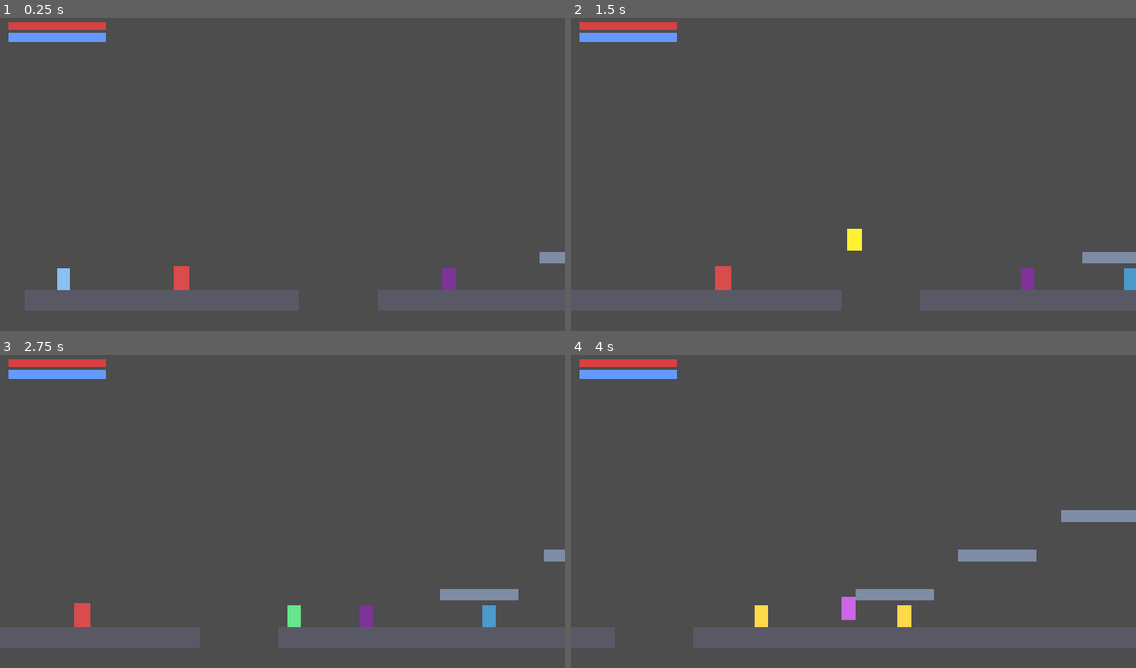
Above: before the commit, frames 1-4 (two rows, left to right).
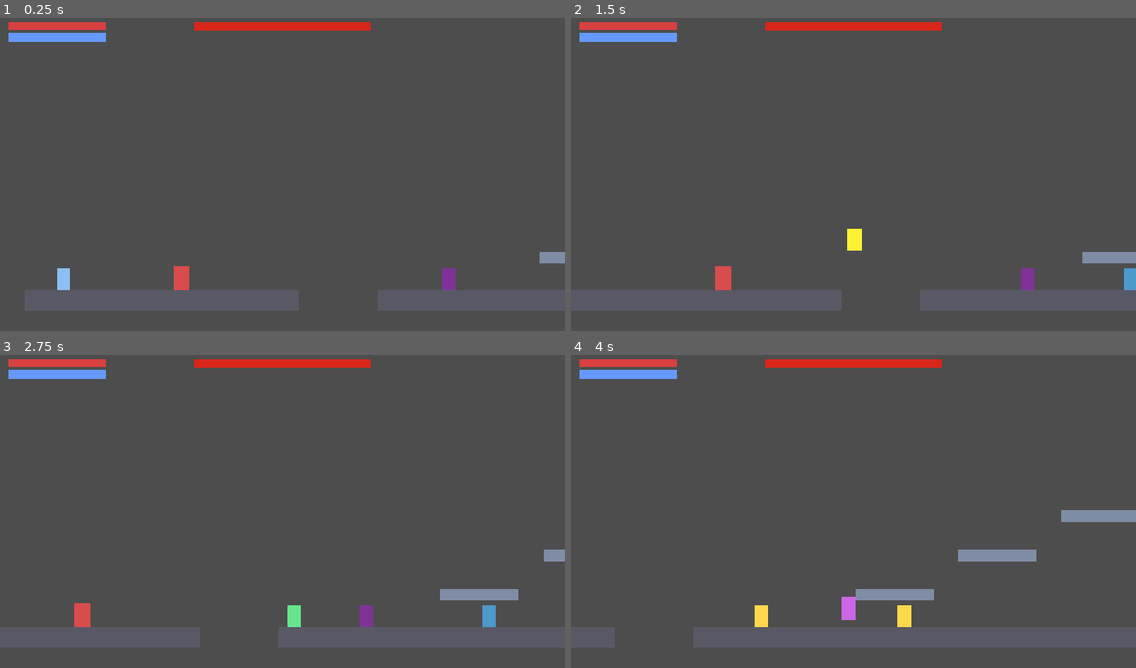
Above: after the commit, the same moments.

Repository: aslan997/Zayr
Game: Godot game, scene res://scenes/regions/TestArena.tscn
Two runs of this game, one before a commit and one after it. Both use one fixed random seed, a clock stepped at 60 frames per second and the inputs below.
Inputs:
- Up to frame 1 (0.25 s): no input
- Up to frame 2 (1.5 s): tap Enter at 0.5 s; hold Right (move_right) from 0.53 s (still down); tap J (attack) at 0.6 s; tap Space (jump) at 0.77, 1.07 s; tap Shift (dash) at 0.8, 1.35 s
- Up to frame 3 (2.75 s): tap Space (jump) at 1.52, 1.82, 2.3 s; tap K (veyr_step) at 1.55, 2.1 s; release Right (move_right) at 2.03 s; hold Left (move_left) from 2.03 s (still down)
- Up to frame 4 (4 s): release Left (move_left) at 2.78 s; hold Right (move_right) from 2.78 s (still down); tap Space (jump) at 2.85, 3.02, 3.32, 3.77 s; tap J (attack) at 3.05 s; tap Down (aim_down) at 3.6 s; tap Shift (dash) at 3.8 s

The runs differ from the first frame. In frame 1, 0.8% of the frame differs, in the area x 34-66%, y 1-5%; in frame 2, 0.8%; in frame 3, 0.8%; in frame 4, 0.8%.

Commit message:
Add combat prototype milestone 14: mini-boss
User gave a project roadmap (Movement -> Veyr Step -> Perfect Step ->
Enemy -> Combat -> Mini-boss -> Vertical slice -> Art) rather than
picking from offered options; everything before Mini-boss was already
built, so proceeded to it directly. Deliberately generic/unnamed - none
of the five reserved canon characters were used, per LORE.md's explicit
deferral of their characterization and boss mechanics.

BossAI (extends EnemyAIBase) combines the existing melee and ranged
attack patterns in one entity rather than inventing a new one, plus a
one-time "phase 2" (shortened cooldowns, base-color shift) below a
configurable health ratio. BossController extends EnemyController
rather than duplicating it - the boss is still just a generic body with
gravity/hit-flash/death-fade, layering on only the phase2 color shift.

HUD gains a third bar for a "boss" group, hidden unless one exists.
Fixed a real bug caught before it shipped: ResourceBar's child rects
had hardcoded sizes independent of the root Control's size, so the
wider boss bar wouldn't have actually rendered wider - _ready() now
propagates size to children.

Validated end-to-end through the real engine loop: boss bar visibility,
melee vs. ranged attack selection by distance, phase 2 trigger with
color shift, and death (node actually removed, bar hides after a
delay).

Co-Authored-By: Claude Sonnet 5 <noreply@anthropic.com>

Diff:
--- /dev/null
+++ b/scenes/bosses/MiniBoss.tscn
@@ -0,0 +1,61 @@
+[gd_scene load_steps=8 format=3]
+
+[ext_resource type="Script" path="res://scripts/bosses/BossController.gd" id="1_ctrl"]
+[ext_resource type="Script" path="res://scripts/bosses/BossAI.gd" id="2_ai"]
+[ext_resource type="Script" path="res://scripts/combat/HealthComponent.gd" id="3_health"]
+[ext_resource type="Script" path="res://scripts/combat/Hurtbox.gd" id="4_hurtbox"]
+[ext_resource type="Script" path="res://scripts/combat/Hitbox.gd" id="5_hitbox"]
+[ext_resource type="PackedScene" path="res://scenes/enemies/Projectile.tscn" id="6_projectile"]
+
+[sub_resource type="RectangleShape2D" id="RectangleShape2D_body"]
+size = Vector2(42, 69)
+
+[sub_resource type="RectangleShape2D" id="RectangleShape2D_hitbox"]
+size = Vector2(58, 40)
+
+[node name="MiniBoss" type="CharacterBody2D" groups=["boss"]]
+collision_layer = 16
+collision_mask = 1
+script = ExtResource("1_ctrl")
+
+[node name="CollisionShape2D" type="CollisionShape2D" parent="."]
+position = Vector2(0, -34.5)
+shape = SubResource("RectangleShape2D_body")
+
+[node name="Visual" type="Polygon2D" parent="."]
+color = Color(0.7, 0.15, 0.15, 1)
+polygon = PackedVector2Array(-21, -69, 21, -69, 21, 0, -21, 0)
+
+[node name="AI" type="Node" parent="."]
+script = ExtResource("2_ai")
+projectile_scene = ExtResource("6_projectile")
+
+[node name="HealthComponent" type="Node" parent="."]
+script = ExtResource("3_health")
+max_health = 150.0
+
+[node name="Hurtbox" type="Area2D" parent="."]
+collision_layer = 8
+collision_mask = 0
+script = ExtResource("4_hurtbox")
+health_component_path = NodePath("../HealthComponent")
+
+[node name="CollisionShape2D" type="CollisionShape2D" parent="Hurtbox"]
+position = Vector2(0, -34.5)
+shape = SubResource("RectangleShape2D_body")
+
+[node name="Hitbox" type="Area2D" parent="."]
+position = Vector2(30, -34.5)
+collision_layer = 4
+collision_mask = 8
+script = ExtResource("5_hitbox")
+damage = 14.0
+
+[node name="CollisionShape2D" type="CollisionShape2D" parent="Hitbox"]
+position = Vector2(16, 0)
+shape = SubResource("RectangleShape2D_hitbox")
+
+[node name="SwingVisual" type="Polygon2D" parent="Hitbox"]
+visible = false
+color = Color(1, 0.4, 0.15, 1)
+polygon = PackedVector2Array(-14, 0, 11, -17, 42, 0, 11, 17)
--- a/scenes/regions/TestArena.tscn
+++ b/scenes/regions/TestArena.tscn
@@ -6,6 +6,7 @@
 [ext_resource type="PackedScene" path="res://scenes/enemies/Enemy.tscn" id="4_enemy"]
 [ext_resource type="PackedScene" path="res://scenes/enemies/RangedEnemy.tscn" id="5_ranged_enemy"]
 [ext_resource type="PackedScene" path="res://scenes/ui/HUD.tscn" id="6_hud"]
+[ext_resource type="PackedScene" path="res://scenes/bosses/MiniBoss.tscn" id="7_boss"]
 
 [sub_resource type="RectangleShape2D" id="Shape_FloorA"]
 size = Vector2(560, 40)
@@ -77,6 +78,9 @@
 [node name="RangedEnemy" parent="." instance=ExtResource("5_ranged_enemy")]
 position = Vector2(1150, 568)
 
+[node name="MiniBoss" parent="." instance=ExtResource("7_boss")]
+position = Vector2(2280, 328)
+
 [node name="TrainingDummy" type="Node2D" parent="."]
 position = Vector2(320, 568)
 script = SubResource("GDScript_TrainingDummy")
--- a/scenes/ui/HUD.tscn
+++ b/scenes/ui/HUD.tscn
@@ -13,3 +13,9 @@
 [node name="VeyrBar" parent="." instance=ExtResource("2_bar")]
 position = Vector2(16, 40)
 fill_color = Color(0.4, 0.6, 1, 1)
+
+[node name="BossBar" parent="." instance=ExtResource("2_bar")]
+position = Vector2(396, 16)
+size = Vector2(360, 20)
+custom_minimum_size = Vector2(360, 20)
+fill_color = Color(0.85, 0.15, 0.1, 1)
--- /dev/null
+++ b/scripts/bosses/BossAI.gd
@@ -0,0 +1,144 @@
+extends EnemyAIBase
+class_name BossAI
+## Mini-boss behavior: stationary until the player enters detection_range,
+## then alternates between a melee swing (own Hitbox, close range - same
+## pattern as EnemyAI) and a ranged shot (a Projectile, longer range -
+## same pattern as RangedEnemyAI) depending on distance to the player. No
+## new combat primitive was needed for this - it's the existing ones
+## combined in one entity.
+##
+## Once health drops to phase2_health_ratio, enters a faster "phase 2"
+## (shorter cooldowns) and emits phase2_started once - a numeric
+## escalation, not a new mechanic.
+
+signal phase2_started
+
+@onready var body: CharacterBody2D = get_parent()
+@onready var health: HealthComponent = get_parent().get_node("HealthComponent")
+@onready var hitbox: Hitbox = get_parent().get_node("Hitbox")
+@onready var swing_visual: Polygon2D = hitbox.get_node("SwingVisual")
+
+@export_group("Detection")
+@export var detection_range: float = 220.0
+@export var melee_range: float = 55.0
+
+@export_group("Melee Attack")
+@export var melee_windup: float = 0.35
+@export var melee_active_duration: float = 0.18
+@export var melee_recovery: float = 0.25
+@export var melee_cooldown: float = 0.5
+@export var melee_damage: float = 14.0
+@export var melee_hit_offset: float = 30.0
+
+@export_group("Ranged Attack")
+@export var projectile_scene: PackedScene
+@export var ranged_windup: float = 0.4
+@export var ranged_cooldown: float = 1.0
+@export var ranged_damage: float = 10.0
+@export var projectile_speed: float = 240.0
+@export var muzzle_offset: Vector2 = Vector2(30.0, -30.0)
+
+@export_group("Phase 2")
+## Not from a design brief - placeholder, tunable. Below this health
+## ratio, cooldowns shorten (a faster, more aggressive boss).
+@export_range(0.0, 1.0) var phase2_health_ratio: float = 0.5
+@export_range(0.1, 1.0) var phase2_cooldown_multiplier: float = 0.65
+
+enum AttackKind { MELEE, RANGED }
+
+var _phase2: bool = false
+var _attack_kind: AttackKind = AttackKind.MELEE
+var _attack_timer: float = 0.0
+var _hitbox_opened: bool = false
+var _melee_cooldown_timer: float = 0.0
+var _ranged_cooldown_timer: float = 0.0
+var _player: Node2D = null
+
+
+func _ready() -> void:
+	health.damaged.connect(_on_damaged)
+
+
+func _on_damaged(_amount: float) -> void:
+	if not _phase2 and health.current_health <= health.max_health * phase2_health_ratio:
+		_phase2 = true
+		phase2_started.emit()
+
+
+func physics_update(delta: float) -> void:
+	_melee_cooldown_timer = maxf(_melee_cooldown_timer - delta, 0.0)
+	_ranged_cooldown_timer = maxf(_ranged_cooldown_timer - delta, 0.0)
+	_find_player_if_needed()
+
+	if is_attacking:
+		_process_attack(delta)
+		return
+
+	if _player == null or not is_instance_valid(_player):
+		return
+
+	var to_player: float = _player.global_position.x - body.global_position.x
+	var dist: float = absf(to_player)
+	if dist > detection_range:
+		return
+
+	facing = signf(to_player) if to_player != 0.0 else facing
+
+	if dist <= melee_range and _melee_cooldown_timer <= 0.0:
+		_start_attack(AttackKind.MELEE)
+	elif dist > melee_range and _ranged_cooldown_timer <= 0.0 and projectile_scene:
+		_start_attack(AttackKind.RANGED)
+
+
+func _start_attack(kind: AttackKind) -> void:
+	is_attacking = true
+	_attack_kind = kind
+	_attack_timer = 0.0
+	_hitbox_opened = false
+	if kind == AttackKind.MELEE:
+		hitbox.position.x = melee_hit_offset * facing
+		hitbox.scale.x = facing
+		hitbox.damage = melee_damage
+		swing_visual.visible = true
+
+
+func _process_attack(delta: float) -> void:
+	_attack_timer += delta
+	var cooldown_mult: float = phase2_cooldown_multiplier if _phase2 else 1.0
+
+	if _attack_kind == AttackKind.MELEE:
+		var active_end: float = melee_windup + melee_active_duration
+		var total: float = active_end + melee_recovery
+		if not _hitbox_opened and _attack_timer >= melee_windup:
+			_hitbox_opened = true
+			hitbox.activate()
+		if _hitbox_opened and hitbox.monitoring and _attack_timer >= active_end:
+			hitbox.deactivate()
+			swing_visual.visible = false
+		if _attack_timer >= total:
+			is_attacking = false
+			_melee_cooldown_timer = melee_cooldown * cooldown_mult
+	else:
+		if _attack_timer >= ranged_windup:
+			_fire_projectile()
+			is_attacking = false
+			_ranged_cooldown_timer = ranged_cooldown * cooldown_mult
+
+
+func _fire_projectile() -> void:
+	var proj: Projectile = projectile_scene.instantiate()
+	body.get_tree().current_scene.add_child(proj)
+	proj.owner_body = body
+	proj.global_position = body.global_position + Vector2(muzzle_offset.x * facing, muzzle_offset.y)
+	proj.direction = facing
+	proj.speed = projectile_speed
+	proj.damage = ranged_damage
+	proj.activate()
+
+
+func _find_player_if_needed() -> void:
+	if _player and is_instance_valid(_player):
+		return
+	var players: Array = body.get_tree().get_nodes_in_group("player")
+	if players.size() > 0:
+		_player = players[0]
--- /dev/null
+++ b/scripts/bosses/BossController.gd
@@ -0,0 +1,21 @@
+extends EnemyController
+class_name BossController
+## Mini-boss controller. Extends EnemyController rather than duplicating
+## it - the boss is still just a body with gravity/horizontal velocity
+## from its AI and the same hit-flash/attacking-tint/death-fade feedback,
+## per the EnemyAIBase contract (see docs/ARCHITECTURE.md). The only
+## boss-specific addition is a base-color shift when BossAI's phase 2
+## triggers, a cheap and readable "it got angrier" cue.
+
+@export var phase2_color: Color = Color(0.9, 0.25, 0.1)
+
+@onready var boss_ai: BossAI = $AI
+
+
+func _ready() -> void:
+	super._ready()
+	boss_ai.phase2_started.connect(_on_phase2_started)
+
+
+func _on_phase2_started() -> void:
+	_base_color = phase2_color
--- a/scripts/ui/HUD.gd
+++ b/scripts/ui/HUD.gd
@@ -1,18 +1,25 @@
 extends CanvasLayer
 class_name HUD
-## Minimal on-screen health/Veyr display. Finds the player via the
-## "player" group (same lookup EnemyAI already uses to find the player)
-## so it doesn't need manual wiring per region - just instance HUD.tscn.
+## Minimal on-screen health/Veyr/boss-health display. Finds the player
+## via the "player" group and a boss via the "boss" group (same lookup
+## pattern EnemyAI/BossAI already use to find the player) so it doesn't
+## need manual wiring per region - just instance HUD.tscn. The boss bar
+## stays hidden if no "boss" group node exists in the scene.
+
+const BOSS_BAR_HIDE_DELAY: float = 1.0
 
 @onready var health_bar: ResourceBar = $HealthBar
 @onready var veyr_bar: ResourceBar = $VeyrBar
+@onready var boss_bar: ResourceBar = $BossBar
 
 
 func _ready() -> void:
-	# Deferred so every node's _ready() (including the player's
+	boss_bar.visible = false
+	# Deferred so every node's _ready() (including the player's/boss's
 	# HealthComponent/VeyrComponent, which set their starting values in
 	# their own _ready()) has already run, regardless of sibling order.
 	call_deferred("_connect_to_player")
+	call_deferred("_connect_to_boss")
 
 
 func _connect_to_player() -> void:
@@ -27,9 +34,29 @@
 	_on_veyr_changed(veyr.current_veyr, veyr.max_veyr)
 
 
+func _connect_to_boss() -> void:
+	var boss: Node = get_tree().get_first_node_in_group("boss")
+	if not boss:
+		return
+	var health: HealthComponent = boss.get_node("HealthComponent")
+	health.health_changed.connect(_on_boss_health_changed)
+	health.died.connect(_on_boss_died)
+	boss_bar.visible = true
+	_on_boss_health_changed(health.current_health, health.max_health)
+
+
 func _on_health_changed(current: float, max_value: float) -> void:
 	health_bar.set_value(current, max_value)
 
 
 func _on_veyr_changed(current: float, max_value: float) -> void:
 	veyr_bar.set_value(current, max_value)
+
+
+func _on_boss_health_changed(current: float, max_value: float) -> void:
+	boss_bar.set_value(current, max_value)
+
+
+func _on_boss_died() -> void:
+	# Let the player see the bar hit zero before it disappears.
+	get_tree().create_timer(BOSS_BAR_HIDE_DELAY).timeout.connect(func() -> void: boss_bar.visible = false)
--- a/scripts/ui/ResourceBar.gd
+++ b/scripts/ui/ResourceBar.gd
@@ -17,7 +17,13 @@
 func _ready() -> void:
 	fill.color = fill_color
 	background.color = background_color
+	# Background/Fill are plain ColorRects with no anchors, so they don't
+	# auto-follow the root Control's size - resize them explicitly here.
+	# This is what makes overriding `size` per-instance (e.g. a wider
+	# boss bar) actually work, not just report a different root size.
 	_full_width = size.x
+	background.size = size
+	fill.size = size
 
 
 func set_value(current: float, max_value: float) -> void:
Not shown: 1 places in scenes/regions/TestArena.tscn that only renumber resources
Not shown, added: scripts/bosses/BossAI.gd.uid
Not shown, added: scripts/bosses/BossController.gd.uid
Not shown, changed: docs/ARCHITECTURE.md
Not shown, changed: docs/COMBAT.md
Not shown, changed: docs/PROGRESS.md
Not shown, removed: scenes/bosses/.gitkeep
Not shown, removed: scripts/bosses/.gitkeep
